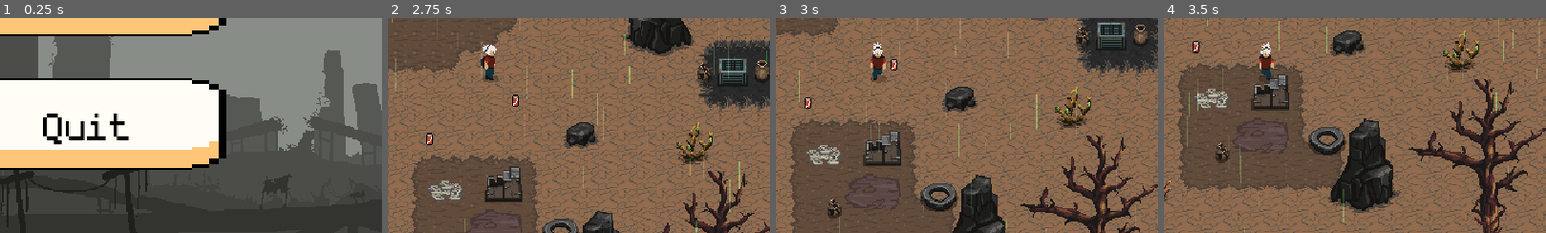
Above: before the commit, frames 1-4 (left to right).
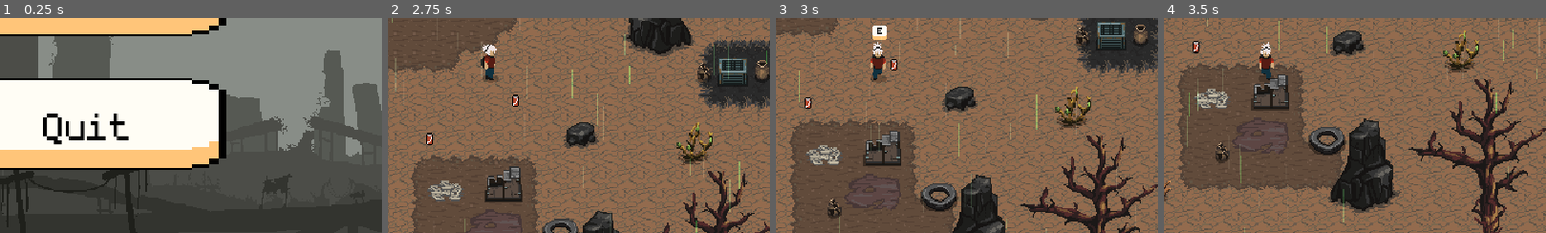
Above: after the commit, the same moments.

Repository: Sk1T/JeuDePolution
Game: Godot game, scene res://scene/menu.tscn
Two runs of this game, one before a commit and one after it. Both use one fixed random seed, a clock stepped at 60 frames per second and the inputs below.
Inputs:
- Up to frame 1 (0.25 s): no input
- Up to frame 2 (2.75 s): click "Play" at 0.5 s; click "START" at 1.25 s; hold D (move_right) from 2.03 s (still down); hold E (interact) from 2.03 s (still down)
- Up to frame 3 (3 s): release D (move_right) at 2.78 s; release E (interact) at 2.78 s; hold S (move_down) from 2.78 s (still down); tap E (interact) at 2.85 s
- Up to frame 4 (3.5 s): keep holding S (move_down)
The pictures show only the part of the screen within x 37-87%, y 36-86%; the shares and areas given below are measured in that part.

Frames 1-2 are identical in both runs. In frame 3, 0.2% of the frame differs, in the area x 25-29%, y 3-11%; in frame 4, nothing differs.

Commit message:
Added UI button for interaction and fixed some bugs

Diff:
--- a/scene/Level/level.tscn
+++ b/scene/Level/level.tscn
@@ -1481,8 +1481,6 @@
 
 [node name="Player" parent="." node_paths=PackedStringArray("ui_node") instance=ExtResource("2_7yr01")]
 position = Vector2(572, 372)
-base_speed = null
-max_weight = null
 ui_node = NodePath("../WeightUI")
 
 [node name="Station" parent="." instance=ExtResource("3_1kjik")]
--- a/scene/Player/player.gd
+++ b/scene/Player/player.gd
@@ -10,6 +10,7 @@
 #onready
 @onready var interaction_area: Area2D = $InteractionArea # Zone pour détecter les objets proches
 @onready var anim = $AnimatedSprite2D # Référence au nœud d'animation
+@onready var interact_prompt = $InteractPrompt
 #variablies
 var current_speed: float = 150.0 # Vitesse maximale de déplacement
 var last_direction = Vector2.DOWN  # Stocke la dernière direction pour l'animation Idle
@@ -27,6 +28,8 @@
 	health = PlayerStats.health
 	max_health = PlayerStats.max_health #loading health
 
+	if interact_prompt:
+		interact_prompt.hide()
 
 
 func update_speed():
@@ -34,6 +37,7 @@
 	current_speed = base_speed * (1.0 -(load_factor*0.4))
 func _process(_delta):
 	if not alive: return #stops processes after death
+	update_interact_visuals()
 	if is_picking_up:# Si on ramasse un objet, on arrête le mouvement
 		velocity =Vector2.ZERO
 		move_and_slide()
@@ -66,6 +70,23 @@
 
 	move_and_slide() # Applique le mouvement
 
+func update_interact_visuals():
+	if not alive or is_picking_up:
+		interact_prompt.hide()
+		return
+	var areas = interaction_area.get_overlapping_areas()
+	var can_interact = false
+
+	for area in areas:
+		var target = area.get_parent()
+		if target.has_method("collect") or target.has_method("process_all_garbage"):
+			can_interact = true
+			break
+	if can_interact:
+		interact_prompt.show()
+	else:
+		interact_prompt.hide()
+
 func movement_vector(): # Calcule la direction en fonction des touches pressées
 	var x = Input.get_action_strength("move_right") - Input.get_action_strength("move_left")
 	var y = Input.get_action_strength("move_down") - Input.get_action_strength("move_up")
@@ -90,6 +111,7 @@
 
 			if anim.sprite_frames.has_animation("Pick_Up"):
 				is_picking_up = true
+				interact_prompt.hide()
 				anim.play("Pick_Up")
 
 				await anim.animation_finished # Attend la fin de l'animation
@@ -119,6 +141,7 @@
 func die() -> void:
 	alive = false
 	velocity = Vector2.ZERO
+	interact_prompt.hide()
 	anim.play("Death") #adding death animation
 	await anim.animation_finished
 	died.emit()
--- a/scene/Player/player.tscn
+++ b/scene/Player/player.tscn
@@ -9,6 +9,7 @@
 [ext_resource type="Texture2D" uid="uid://od6b7losl3uv" path="res://scene/Player/_down walk.png" id="5_gkiq3"]
 [ext_resource type="Texture2D" uid="uid://bjykceve8i81k" path="res://scene/Player/_up idle.png" id="5_ssy3o"]
 [ext_resource type="Texture2D" uid="uid://prfm1i371vbn" path="res://scene/Player/death.png" id="9_gi6fv"]
+[ext_resource type="PackedScene" uid="uid://bbot6dssxl78j" path="res://scene/interact_prompt.tscn" id="10_2wnjv"]
 
 [sub_resource type="CircleShape2D" id="CircleShape2D_uiibm"]
 
@@ -390,8 +391,6 @@
 sprite_frames = SubResource("SpriteFrames_5vnyg")
 animation = &"Death"
 autoplay = "Idle"
-frame = 6
-frame_progress = 1.0
 
 [node name="Hitbox" type="CollisionShape2D" parent="."]
 position = Vector2(0, -13)
@@ -402,3 +401,6 @@
 limit_top = 0
 limit_right = 1120
 limit_bottom = 640
+
+[node name="InteractPrompt" parent="." instance=ExtResource("10_2wnjv")]
+position = Vector2(-4, -35)
--- /dev/null
+++ b/scene/interact_prompt.tscn
@@ -0,0 +1,28 @@
+[gd_scene load_steps=2 format=3 uid="uid://bbot6dssxl78j"]
+
+[ext_resource type="Texture2D" uid="uid://cyyfuhy1bnfce" path="res://Assets/Sprites/UI_Flat_Button02a_4.png" id="1_lbv07"]
+
+[node name="InteractPrompt" type="Node2D"]
+texture_filter = 1
+
+[node name="Sprite2D" type="Sprite2D" parent="."]
+position = Vector2(5, -5)
+scale = Vector2(0.378906, 0.378906)
+texture = ExtResource("1_lbv07")
+
+[node name="Label" type="Label" parent="Sprite2D"]
+anchors_preset = 8
+anchor_left = 0.5
+anchor_top = 0.5
+anchor_right = 0.5
+anchor_bottom = 0.5
+offset_left = -39.7526
+offset_top = -37.1134
+offset_right = 9.24742
+offset_bottom = -3.11341
+grow_horizontal = 2
+grow_vertical = 2
+theme_override_colors/font_color = Color(0, 0, 0, 1)
+text = "E"
+horizontal_alignment = 1
+vertical_alignment = 1
Not shown: 1 places in scene/Player/player.tscn that only renumber resources
